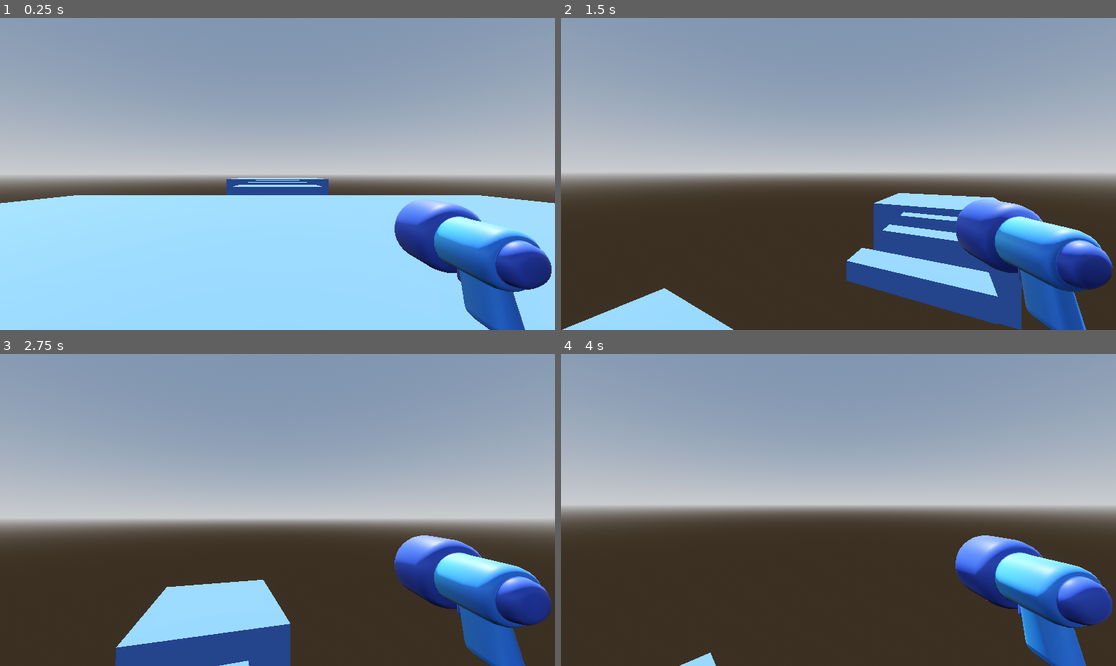
Above: before the commit, frames 1-4 (two rows, left to right).
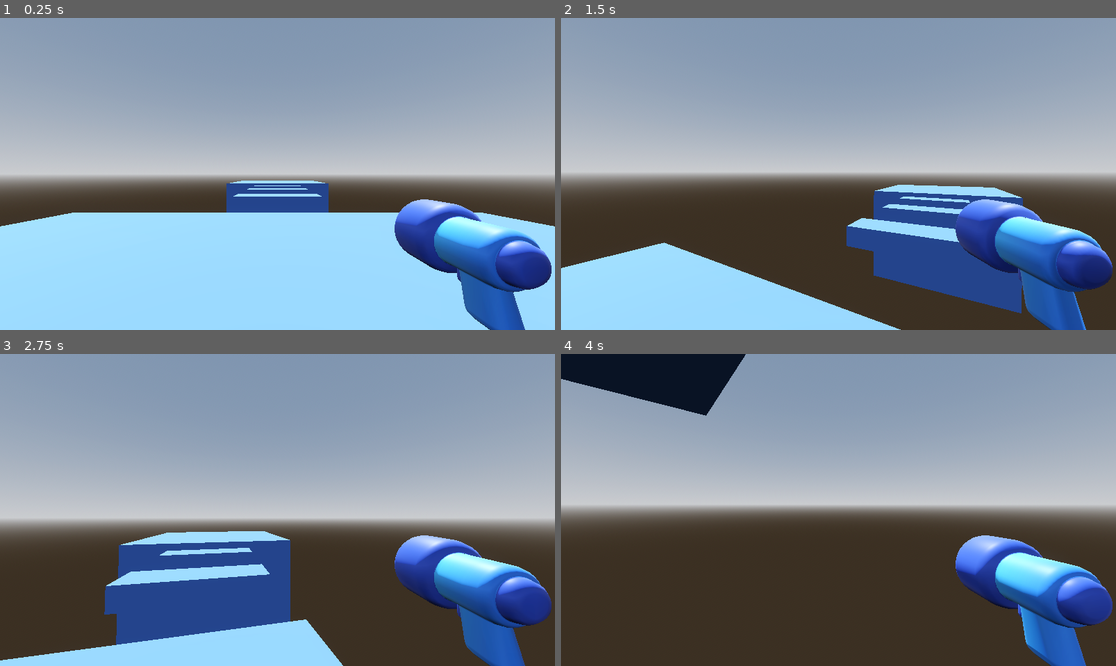
Above: after the commit, the same moments.

Repository: nikrb/godot-platform-3d
Game: Godot game, scene res://level/level1.tscn
The game is run twice, just before and just after one commit, with the same random seed, the same clock (stepped at 60 frames per second) and the same inputs.
Inputs (mouse positions are in pixels of both pictures, inside the frame that each line leads up to):
- Up to frame 1 (0.25 s): no input
- Up to frame 2 (1.5 s): move the mouse to (866, 174) at 0.52 s; hold W (move_forward) from 0.53 s (still down); tap Space (jump) at 0.6, 0.77, 1.07, 1.35 s; move the mouse to (810, 174) at 1.27 s
- Up to frame 3 (2.75 s): keep holding W (move_forward); tap Space (jump) at 1.52, 1.82, 2.1 s; move the mouse to (288, 503) at 2.02 s
- Up to frame 4 (4 s): keep holding W (move_forward); move the mouse to (832, 516) at 2.77 s; tap Space (jump) at 2.85, 3.02, 3.32, 3.6, 3.77 s; move the mouse to (877, 513) at 3.52 s

The runs differ from the first frame. In frame 1, 5.8% of the frame differs, in the area x 0-100%, y 51-67%; in frame 2, 14%; in frame 3, 15%, in the area x 0-84%, y 56-100%; in frame 4, 4.5%.

Commit message:
add is on floor check before jump

Diff:
--- a/level/level1.tscn
+++ b/level/level1.tscn
@@ -29,26 +29,31 @@
 
 [node name="platform1" type="CSGBox3D" parent="." unique_id=483219520]
 transform = Transform3D(2, 0, 0, 0, 1, 0, 0, 0, 2, 0, -5, 0)
+use_collision = true
 size = Vector3(8, 10, 8)
 material = SubResource("StandardMaterial3D_lgp48")
 
 [node name="bridge1" type="CSGBox3D" parent="." unique_id=69860412]
 transform = Transform3D(2, 0, 0, 0, 1, 0, 0, 0, 2, 0, -0.5, -14.493042)
+use_collision = true
 size = Vector3(3, 1, 1)
 material = SubResource("StandardMaterial3D_lgp48")
 
 [node name="bridge2" type="CSGBox3D" parent="." unique_id=1294403683]
 transform = Transform3D(2, 0, 0, 0, 1, 0, 0, 0, 2, 0, -0.5, -20.493042)
+use_collision = true
 size = Vector3(3, 1, 1)
 material = SubResource("StandardMaterial3D_lgp48")
 
 [node name="bridge3" type="CSGBox3D" parent="." unique_id=1614140555]
 transform = Transform3D(2, 0, 0, 0, 1, 0, 0, 0, 2, 0, -0.5, -26.493042)
+use_collision = true
 size = Vector3(3, 1, 1)
 material = SubResource("StandardMaterial3D_lgp48")
 
 [node name="platform2" type="CSGBox3D" parent="." unique_id=1754929961]
 transform = Transform3D(2, 0, 0, 0, 1, 0, 0, 0, 2, 0, -6, -40)
+use_collision = true
 size = Vector3(8, 12, 8)
 material = SubResource("StandardMaterial3D_lgp48")
 
--- a/player/player.gd
+++ b/player/player.gd
@@ -43,7 +43,8 @@
 	# 2. unhandled_input above is more efficient for mouse movement
 	#	and UI events
 	velocity.y -= 20*delta
-	if Input.is_action_just_pressed("jump"):
+	# step 2 add is_on_floor - CHECK "use collision" is true for platforms!
+	if Input.is_action_just_pressed("jump") and is_on_floor():
 		velocity.y = 10.0
 
 	move_and_slide()
